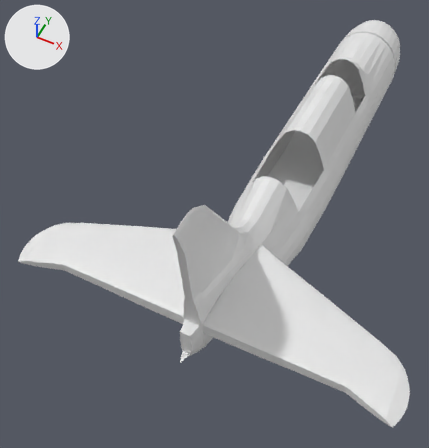
Before and after pictures for a commit that changed the Blender file Aircraft/Helldiver/Helldiver.blend.
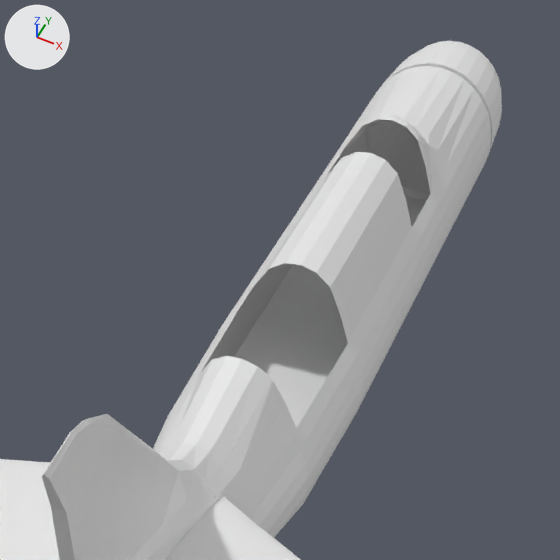
Each version appears first whole from a camera (50 mm lens) standing at (2.23, -10.61, 7.7) and looking at (-0.92, -4.31, -0.18), and next in a close-up on the part from 35% to 100% of the width and 0% to 62% of the height. Arrows for +X, +Y and +Z are at upper left; the lights stay in place. The first two pictures are the older version.

Before the edit, the objects in view are built like this:
```python
me_circle_012 = bpy.data.meshes.new('Circle.012')
me_circle_012.from_pydata(...)  # 18 vertices, 8 faces; spans x -0.343..0.343, y 0.331..0.707, z 2.932..3.539
me_circle_013 = bpy.data.meshes.new('Circle.013')
me_circle_013.from_pydata(...)  # 18 vertices, 8 faces; spans x -0.343..0.343, y 0.331..0.707, z 5.359..6.627
me_circle_017 = bpy.data.meshes.new('Circle.017')
me_circle_017.from_pydata([(0.32, 0.331, 6.503), (0.252, 0.492, 6.558), (0.273, 0.331, 7.356), (0.214, 0.49, 7.356), (0.262, 0.331, 7.486), (0.206, 0.49, 7.486), (0.241, 0.36, 7.736), (0.189, 0.519, 7.736)], [], [(1, 3, 2, 0), (3, 5, 4, 2), (5, 7, 6, 4)])
ob_gunner_canopy = bpy.data.objects.new('Gunner Canopy', me_circle_013)
ob_gunner_canopy.location = (0.0, 2.489, -0.076)
ob_gunner_canopy.rotation_euler = (1.571, 0.0, 0.0)  # degrees (90, 0, 0)
ob_gunner_canopy.scale = (1.49, 1.82, 1.0)
_m = ob_gunner_canopy.modifiers.new('Solidify', 'SOLIDIFY')
_m.thickness = 0.00635
ob_gunner_canopy.hide_set(True)
ob_pilot_canopy = bpy.data.objects.new('Pilot Canopy', me_circle_012)
ob_pilot_canopy.location = (0.0, 2.489, -0.076)
ob_pilot_canopy.rotation_euler = (1.571, 0.0, 0.0)  # degrees (90, 0, 0)
ob_pilot_canopy.scale = (1.49, 1.82, 1.0)
_m = ob_pilot_canopy.modifiers.new('Solidify', 'SOLIDIFY')
_m.thickness = 0.00635
ob_pilot_canopy.hide_set(True)
ob_td_lower_right = bpy.data.objects.new('TD Lower Right', me_circle_017)
ob_td_lower_right.location = (0.0, 2.489, -0.076)
ob_td_lower_right.rotation_euler = (1.571, 0.0, 0.0)  # degrees (90, 0, 0)
ob_td_lower_right.scale = (1.49, 1.82, 1.0)
_m = ob_td_lower_right.modifiers.new('Solidify', 'SOLIDIFY')
_m.thickness = 0.00317
_m.offset = 0.0
# also in view: 'TD Upper Left' at (-0.28, -4.66, 0.94); 'TD Upper Right' at (0.28, -4.66, 0.94); 'Left Tail Fin' at (-1.52, -6.07, 0.73); 'Right Tail Fin' at (1.52, -6.07, 0.73); 'TD Upper' at (0.0, -4.68, 1.06)
```
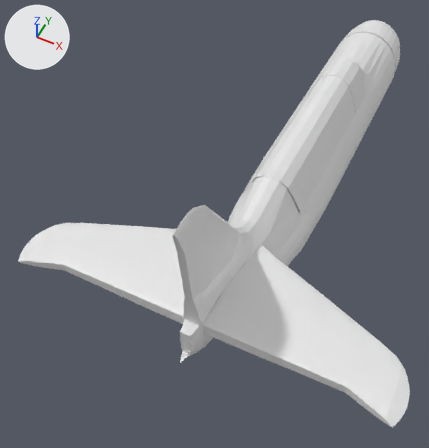
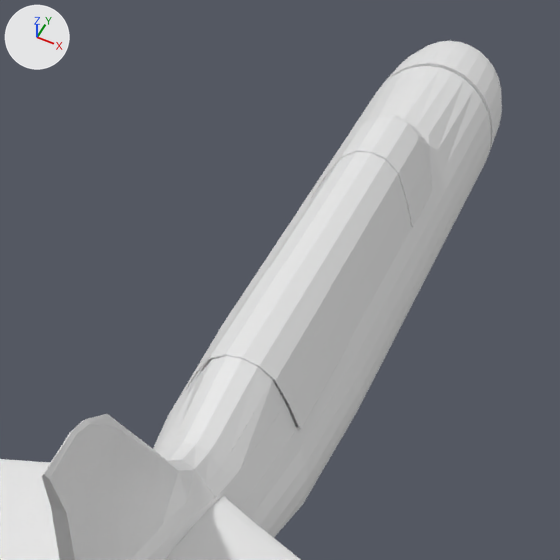
What differs and where, as boxes (x1, y1, x2, y2) in the close-ups (560 x 560 px):
'Gunner Canopy', shown
    after: (186, 262, 349, 429)
'Pilot Canopy', shown
    after: (311, 118, 431, 227)

What changed in the scene script:
```text
Change ob_pilot_canopy:
    remove ob_pilot_canopy.hide_set(True)
Change ob_gunner_canopy:
    remove ob_gunner_canopy.hide_set(True)
```
